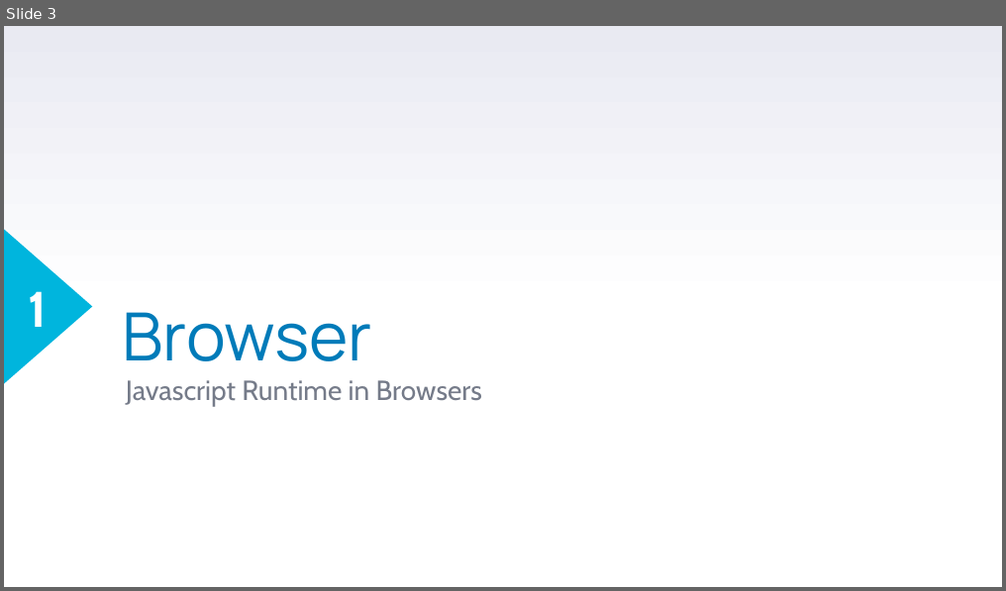
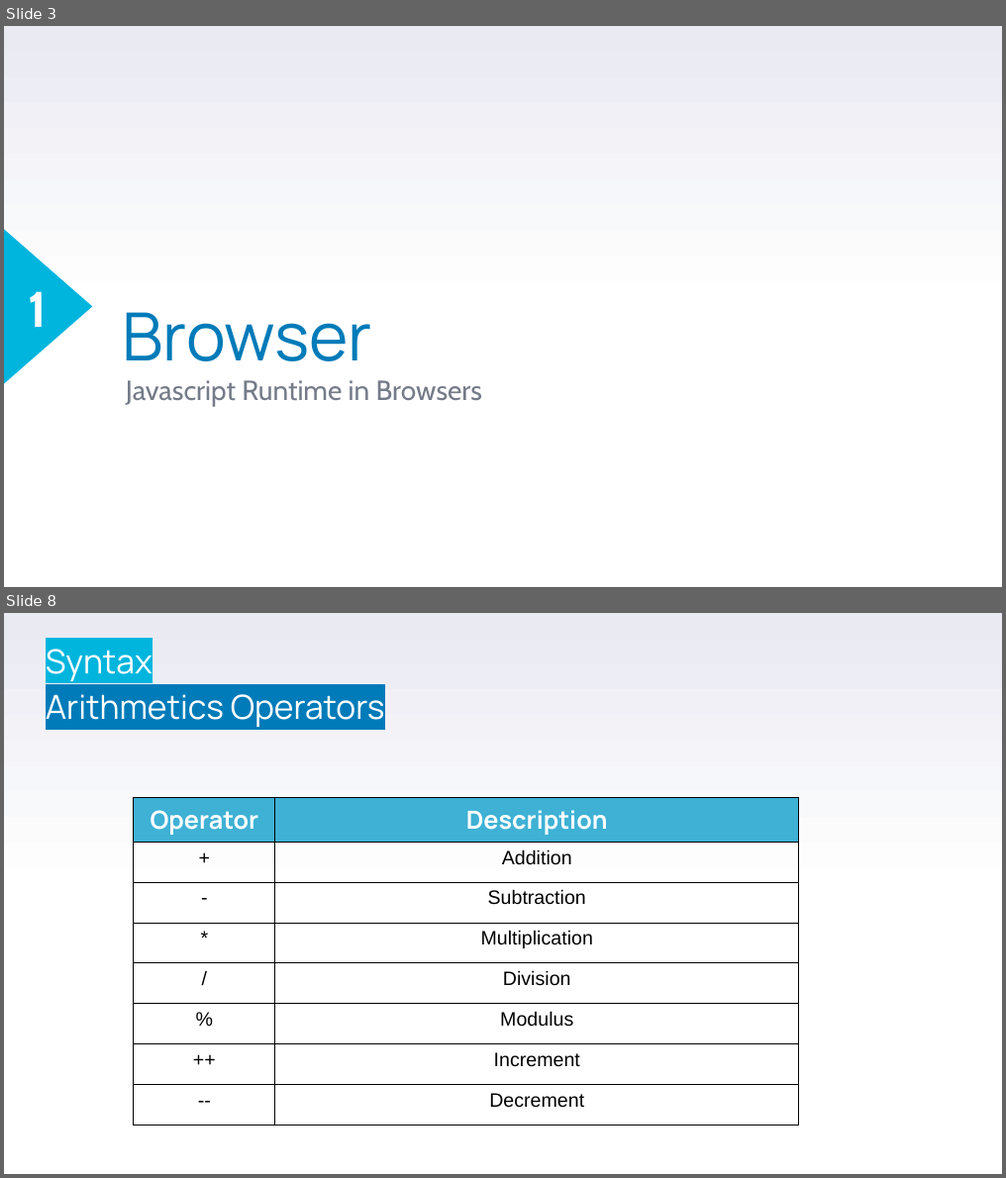
Before and after one commit to stefanofiorenza/KNITS, a slide deck: Programs/Trainings/01-FE/BasicJS/KNITS-Syntax.pptx. Shown one above the other, each under a label of ours: slide 3 before the commit, slides 3 and 8 after it; the slides between them are not shown. The pictures are 1006x591 and 1006x1178 pixels, drawn with LibreOffice and Linux fonts; fonts in the diff are those of the drawing; background and template pictures are left out. Boxes give left, top, right and bottom in pixels: in the first picture for what was removed or moved away, otherwise in the second. Text is boxed around its words. In the diff, an @@ line names an element or a change of style, - is before the commit and + after.

```diff
--- a/Programs/Trainings/01-FE/BasicJS/KNITS-Syntax.pptx
+++ b/Programs/Trainings/01-FE/BasicJS/KNITS-Syntax.pptx
@@ slide 8 added at (x1=4, y1=613, x2=1002, y2=1174), background gradient #FFFFFF to #E9EAF2 @@
@@ text added at (x1=46, y1=649, x2=385, y2=727), 24 pt, text #FFFFFF @@
+Syntax
+Arithmetics Operators
@@ table added at (x1=134, y1=797, x2=799, y2=1121), 8 rows, 2 columns @@
+Operator | Description
++ | Addition
+- | Subtraction
+* | Multiplication
+/ | Division
+% | Modulus
+++ | Increment
+-- | Decrement
```
Also in this commit, not shown: 1 slide changed, 17 other slides added, 44 slides removed, 7 other files.
